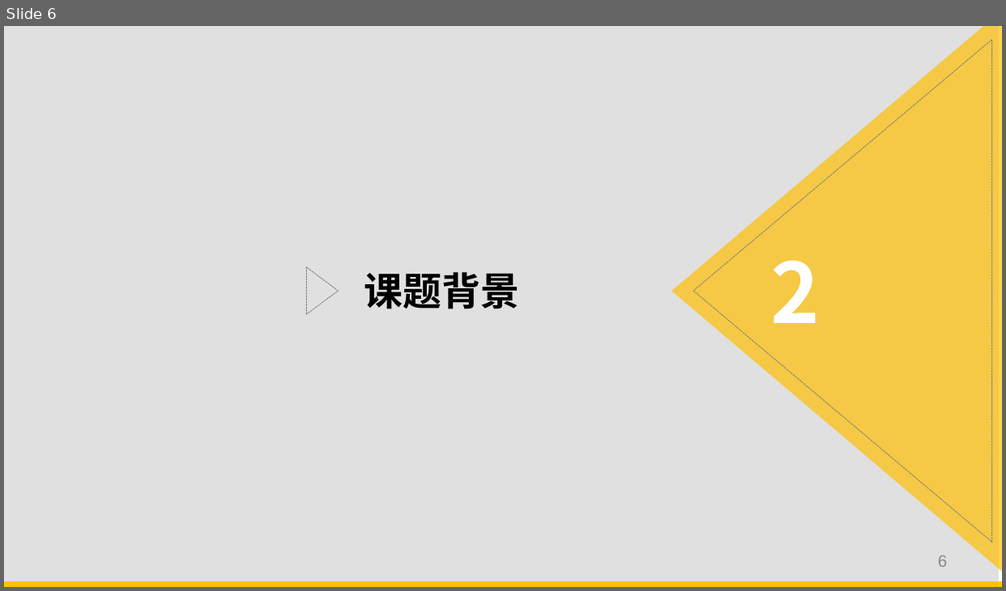
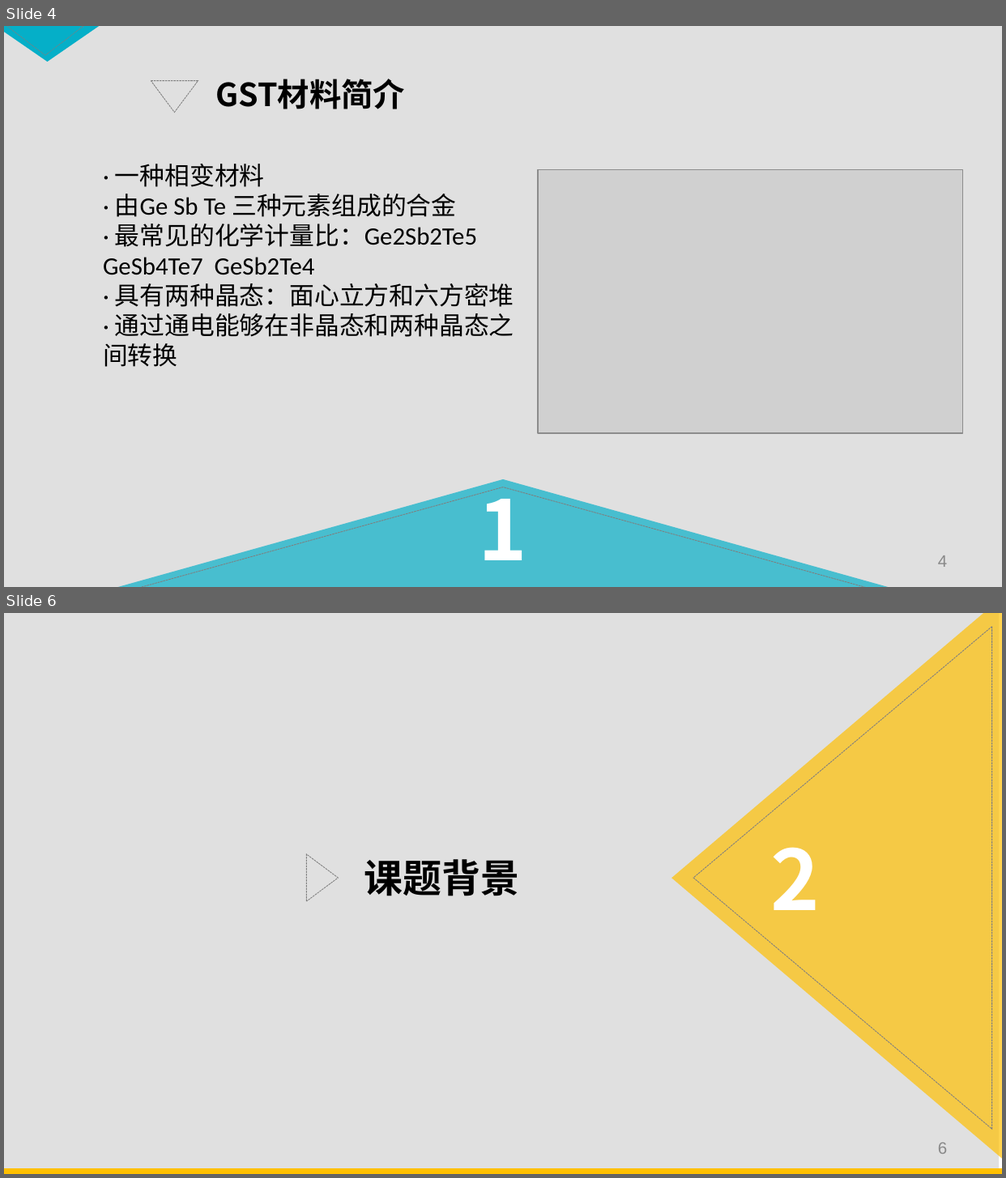
Before and after one commit to Linyu1Bai/ThuEE, a slide deck: Graduation/开题报告.pptx. Shown one above the other, each under a label of ours: slide 6 before the commit, slides 4 and 6 after it; the slides between them are not shown. The pictures are 1006x591 and 1006x1178 pixels, drawn with LibreOffice and Linux fonts; fonts in the diff are those of the drawing; grey boxes stand for pictures. Boxes give left, top, right and bottom in pixels: in the first picture for what was removed or moved away, otherwise in the second. Text is boxed around its words. In the diff, an @@ line names an element or a change of style, - is before the commit and + after.

```diff
--- a/Graduation/开题报告.pptx
+++ b/Graduation/开题报告.pptx
@@ slide 4 added at bbox=[4, 26, 1002, 587], background #FFFFFF @@
@@ rectangle added at bbox=[4, 26, 1002, 587], fill #000000 at 12% opacity @@
@@ freeform shape added at bbox=[4, 26, 102, 62], fill #05AFC8 @@
@@ freeform shape added at bbox=[4, 26, 87, 56], outline #7F7F7F 0.5 pt dashed @@
@@ freeform shape added at bbox=[151, 81, 198, 113], outline #7F7F7F 0.5 pt dashed @@
@@ text added at bbox=[215, 79, 405, 109], 23 pt, text #000000, bold @@
+GST材料简介
@@ text added at bbox=[103, 164, 514, 367], 18 pt, text #000000 @@
+· 一种相变材料
+· 由Ge Sb Te 三种元素组成的合金
+· 最常见的化学计量比：Ge2Sb2Te5 GeSb4Te7 GeSb2Te4
+· 具有两种晶态：面心立方和六方密堆
+· 通过通电能够在非晶态和两种晶态之间转换
@@ picture added at bbox=[538, 169, 963, 433] @@
@@ freeform shape added at bbox=[110, 480, 896, 587], fill #05AFC8 at 69% opacity @@
@@ freeform shape added at bbox=[134, 487, 872, 587], outline #7F7F7F 0.5 pt dashed @@
@@ text added at bbox=[479, 476, 528, 561], 60 pt, text #FFFFFF, bold @@
+1
@@ page number added at bbox=[938, 556, 947, 567], 12 pt, text #898989 @@
+4
```
Also in this commit, not shown: 4 slides changed, 2 other slides added, 4 slides removed, 1 other file.
